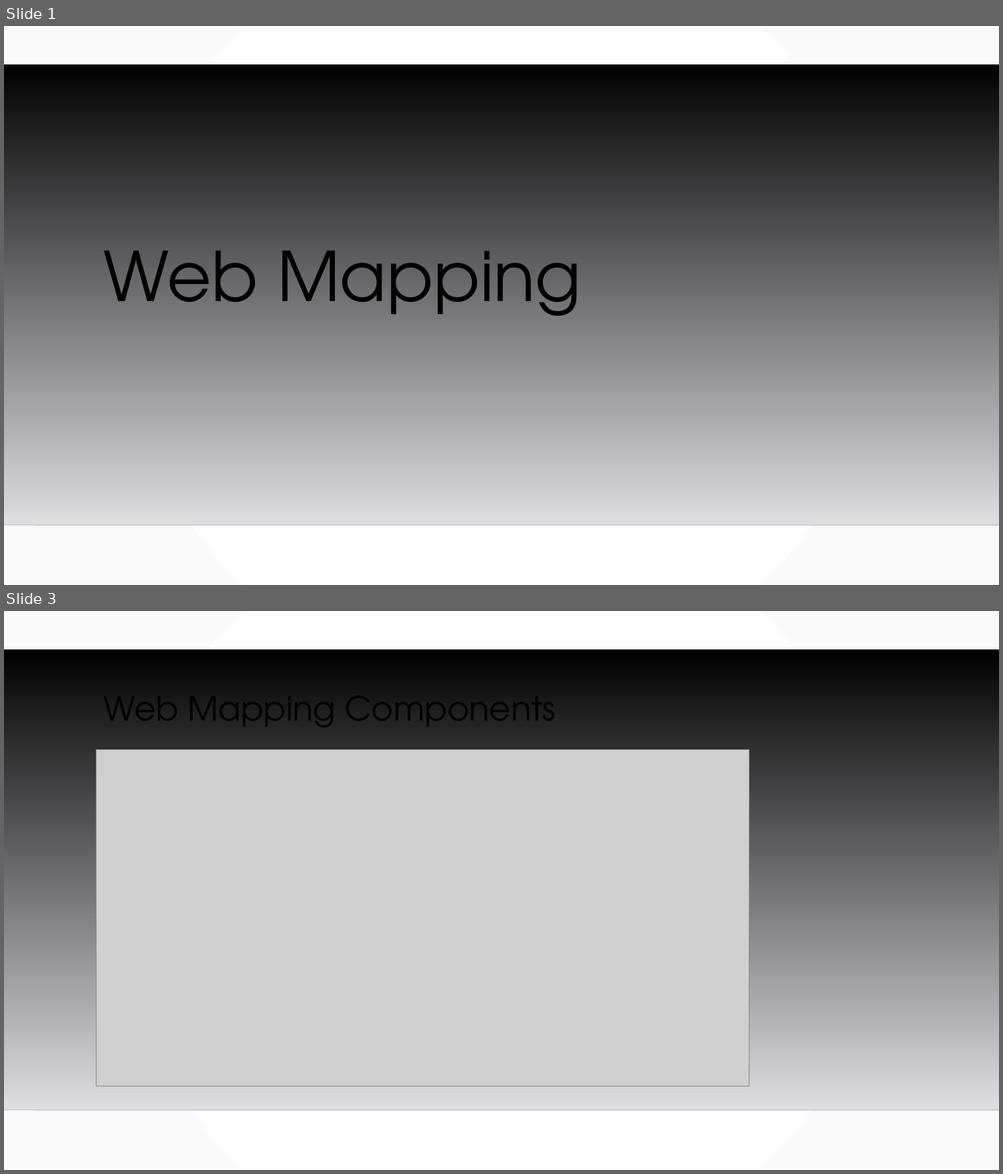
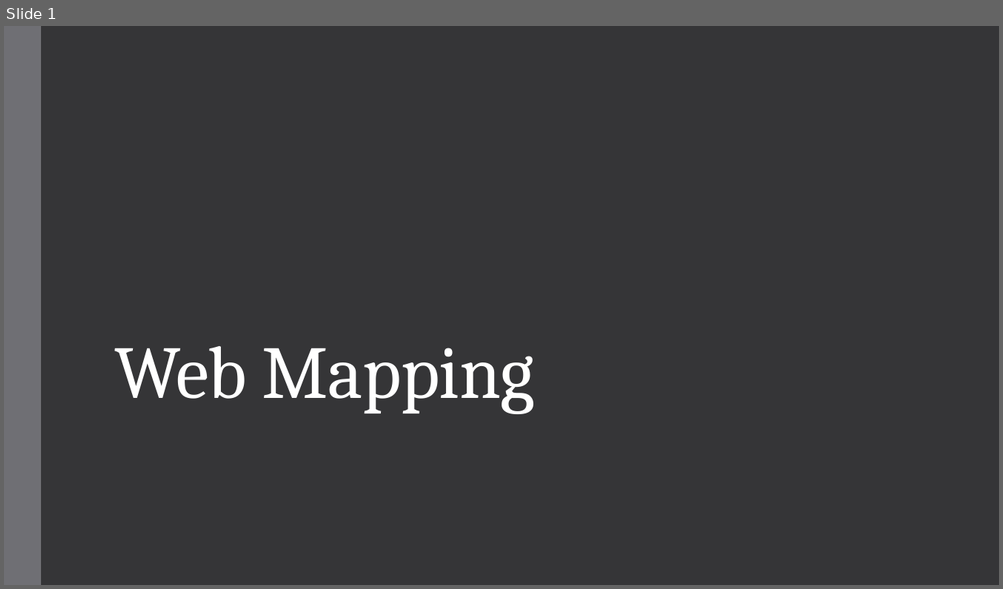
Before and after one commit to MGIS-UMN/GIS5577_week9, a slide deck: WebMapping_Backend.odp. Shown one above the other, each under a label of ours: slides 1 and 3 before the commit, slide 1 after it; the slides between them are not shown. The pictures are 1003x1174 and 1003x589 pixels, drawn with LibreOffice and Linux fonts; fonts in the diff are those of the drawing; grey boxes stand for pictures; background and template pictures are left out. Boxes give left, top, right and bottom in pixels: in the first picture for what was removed or moved away, otherwise in the second. Text is boxed around its words. In the diff, an @@ line names an element or a change of style, - is before the commit and + after.

```diff
--- a/WebMapping_Backend.odp
+++ b/WebMapping_Backend.odp
@@ slide 3 removed at box(4, 611, 999, 1170), background gradient #FFFFFF to #FAFAFA; not listed: 2 template elements that a slide beside it also shows @@
@@ title removed at box(104, 681, 555, 738) @@
-Web Mapping Components
@@ picture removed at box(96, 750, 749, 1087) @@
@@ slide 1 changed as well @@
@@ background gradient #FFFFFF to #FAFAFA to #353537 @@
@@ freeform shape added at box(4, 26, 41, 585), fill #6F6F74 @@
@@ freeform shape removed at box(4, 64, 999, 526) @@
@@ title "Web Mapping": place and size @@
-title "Web Mapping" at box(103, 251, 581, 316)
+title "Web Mapping" at box(114, 346, 535, 414)
@@ title "Web Mapping" at box(114, 346, 535, 414): size 66 to 72 pt, font TeX Gyre Adventor to Cambria, text colour #000000 to #FFFFFF, letter spacing 0 to -0.5 pt; line spacing 0.9 to 0.85 @@
@@ line removed from (4, 526) to (999, 526) @@
```
Also in this commit, not shown: 17 other slides changed, 3 slides added, 1 other file.
